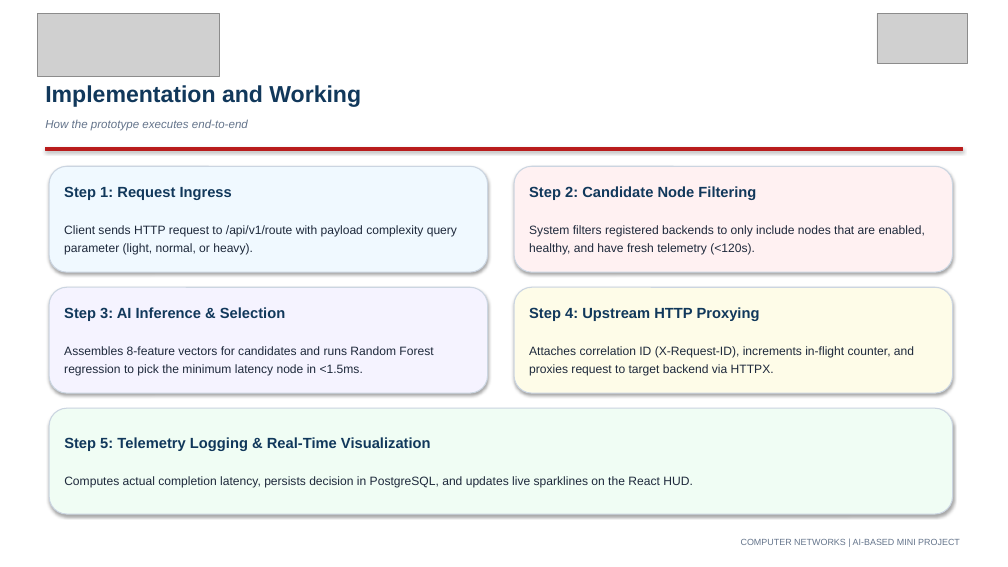
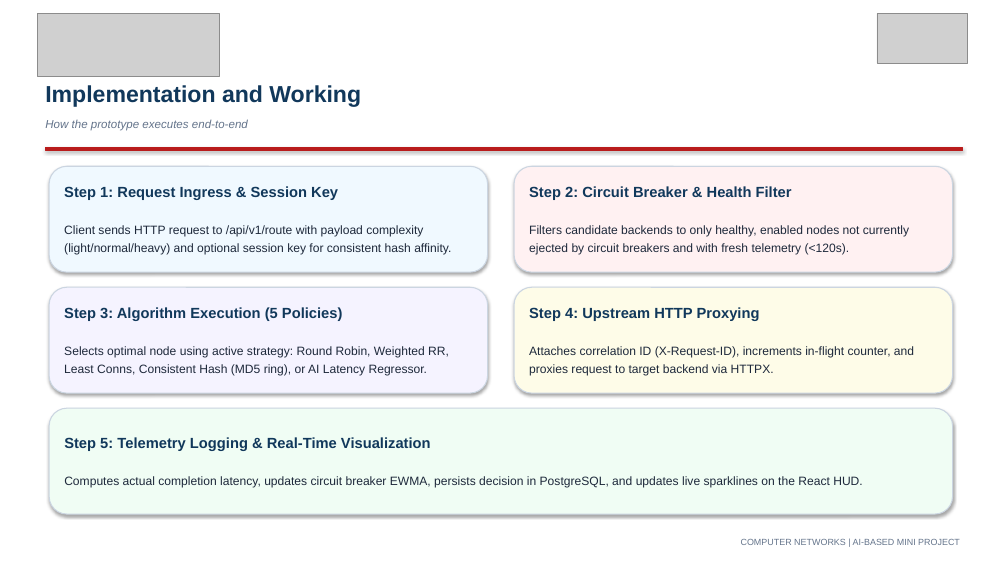
Before and after one commit to Krishna-Modi12/ai-based-load-balancing, a slide deck: slide 16 of docs/AI_Based_Load_Balancing_Presentation.pptx (slide 14 before the commit). Drawn at 1008x567 pixels with LibreOffice and Linux fonts; fonts in the diff are those of the drawing; grey boxes stand for pictures. Boxes give left, top, right and bottom in pixels: in the first picture for what was removed or moved away, otherwise in the second. Text is boxed around its words. In the diff, an @@ line names an element or a change of style, - is before the commit and + after.

Commit message:
feat: complete next-gen engineering stack with consistent hashing, envoy circuit breakers, ml tournament, cdf curves, and academic deliverables

```diff
--- a/docs/AI_Based_Load_Balancing_Presentation.pptx
+++ b/docs/AI_Based_Load_Balancing_Presentation.pptx
@@ text at (64,186,451,255): text changed @@
-Step 1: Request Ingress
-Client sends HTTP request to /api/v1/route with payload complexity query parameter (light, normal, or heavy).
+Step 1: Request Ingress & Session Key
+Client sends HTTP request to /api/v1/route with payload complexity (light/normal/heavy) and optional session key for consistent hash affinity.
@@ text at (529,186,909,255): text changed @@
-Step 2: Candidate Node Filtering
-System filters registered backends to only include nodes that are enabled, healthy, and have fresh telemetry (<120s).
+Step 2: Circuit Breaker & Health Filter
+Filters candidate backends to only healthy, enabled nodes not currently ejected by circuit breakers and with fresh telemetry (<120s).
@@ text at (64,307,449,376): text changed @@
-Step 3: AI Inference & Selection
-Assembles 8-feature vectors for candidates and runs Random Forest regression to pick the minimum latency node in <1.5ms.
+Step 3: Algorithm Execution (5 Policies)
+Selects optimal node using active strategy: Round Robin, Weighted RR, Least Conns, Consistent Hash (MD5 ring), or AI Latency Regressor.
@@ text at (64,476,863,488): text changed @@
-Computes actual completion latency, persists decision in PostgreSQL, and updates live sparklines on the React HUD.
+Computes actual completion latency, updates circuit breaker EWMA, persists decision in PostgreSQL, and updates live sparklines on the React HUD.
```
Also in this commit, not shown: 3 other slides changed, 2 slides added, 14 other files.
